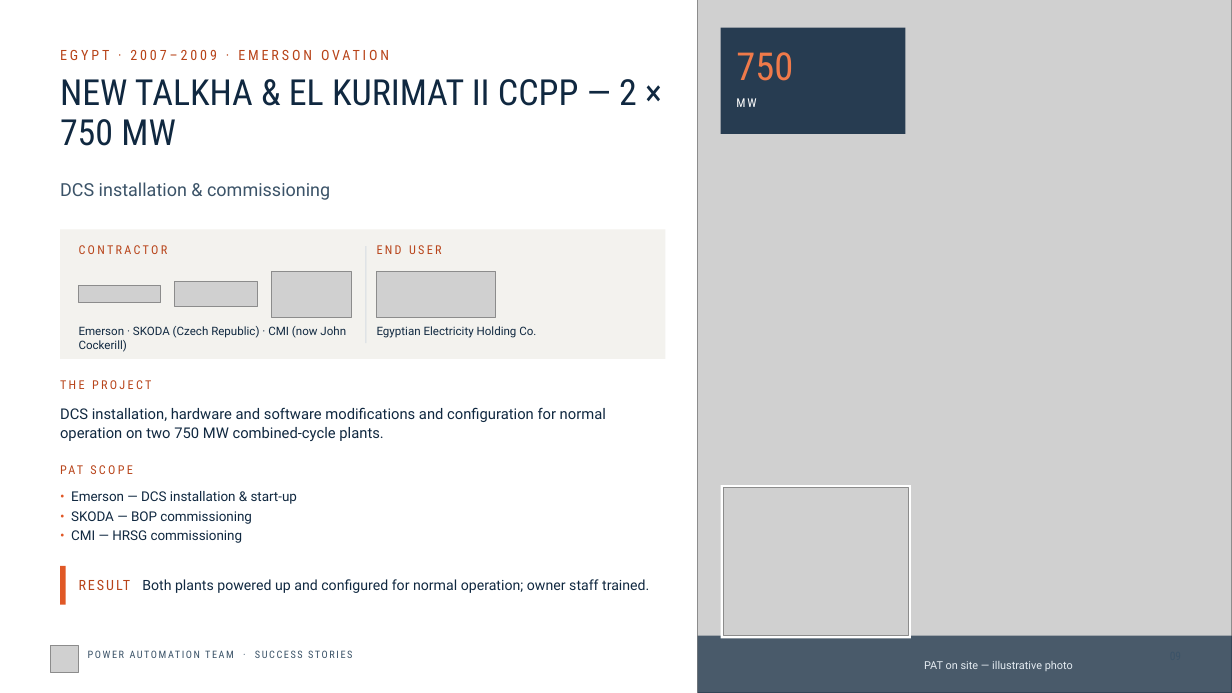
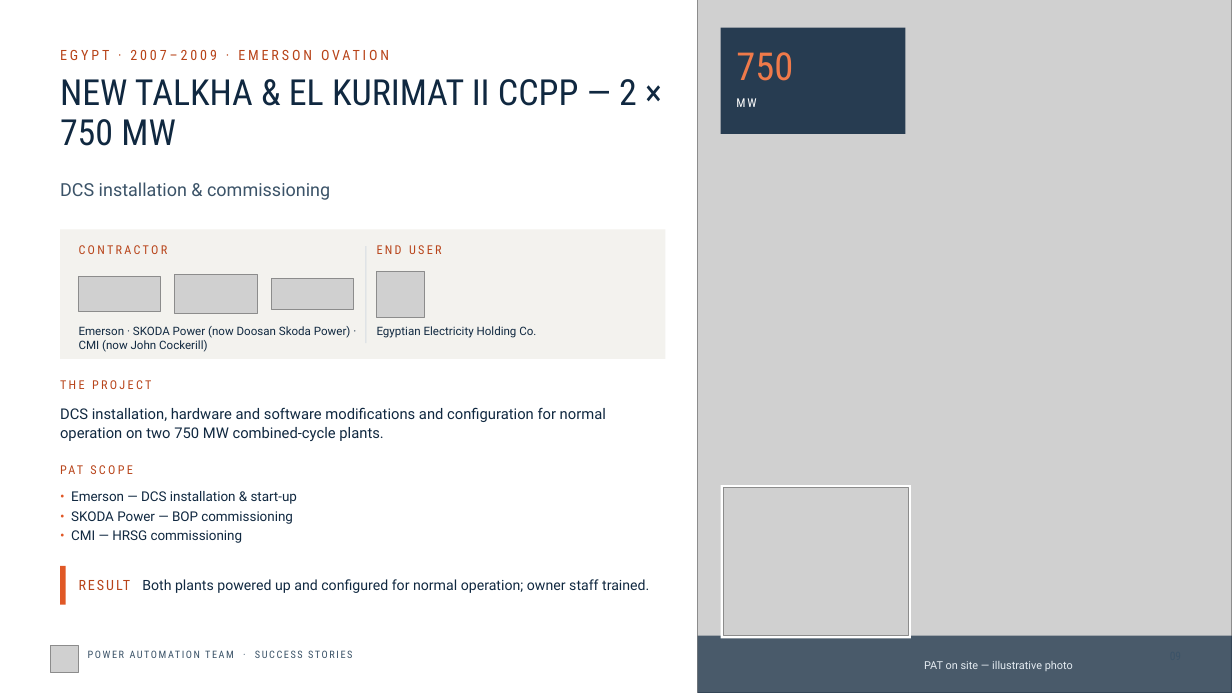
Before and after one commit to aldiwan883-spec/pat-dcs, a slide deck: slide 9 of presentation/success-stories/out/PAT-success-stories.pptx. Drawn at 1232x693 pixels with LibreOffice and Linux fonts; fonts in the diff are those of the drawing; grey boxes stand for pictures. Boxes give left, top, right and bottom in pixels: in the first picture for what was removed or moved away, otherwise in the second. Text is boxed around its words. In the diff, an @@ line names an element or a change of style, - is before the commit and + after.

```diff
--- a/presentation/success-stories/out/PAT-success-stories.pptx
+++ b/presentation/success-stories/out/PAT-success-stories.pptx
@@ picture: place and size @@
-picture at [79, 286, 161, 303]
+picture at [79, 277, 161, 311]
@@ picture: place and size @@
-picture at [175, 282, 257, 306]
+picture at [175, 274, 257, 313]
@@ picture: place and size @@
-picture at [271, 271, 351, 317]
+picture at [271, 278, 353, 310]
@@ picture: place and size @@
-picture at [377, 271, 496, 317]
+picture at [377, 271, 425, 317]
@@ text at [79, 326, 351, 352]: text changed @@
-Emerson · SKODA (Czech Republic) · CMI (now John Cockerill)
+Emerson · SKODA Power (now Doosan Skoda Power) · CMI (now John Cockerill)
@@ text at [71, 511, 293, 524]: text changed @@
-• SKODA — BOP commissioning
+• SKODA Power — BOP commissioning
```
Also in this commit, not shown: 25 other slides changed, 44 other files.
